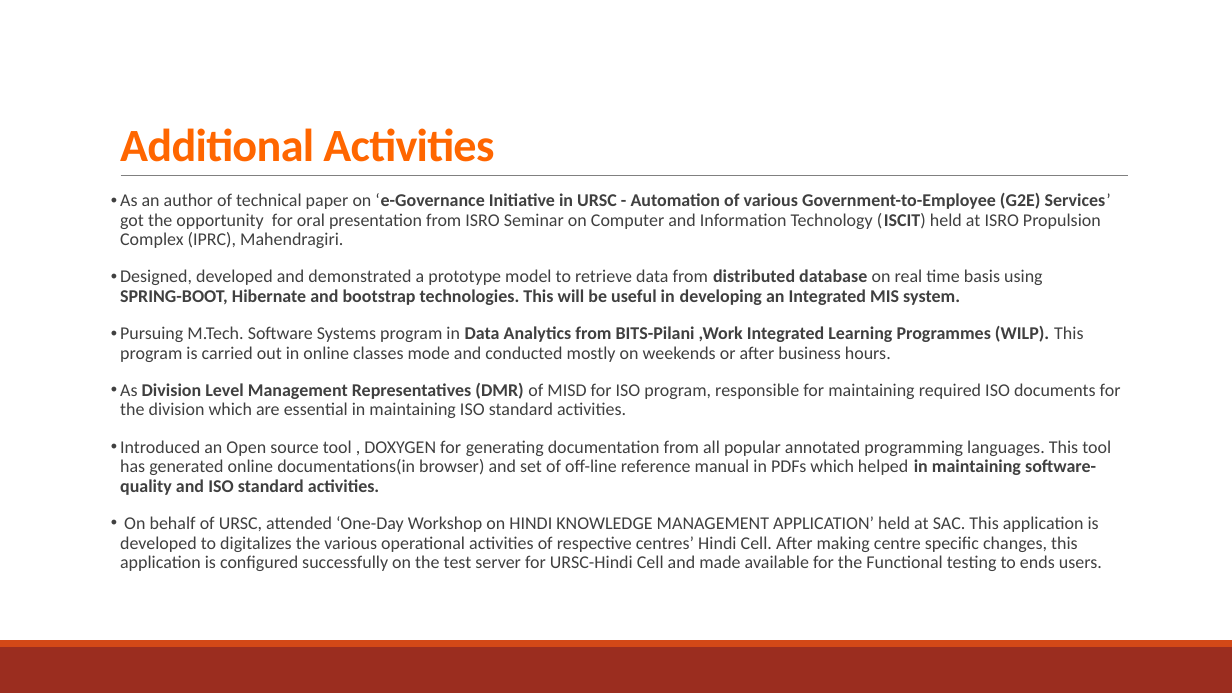
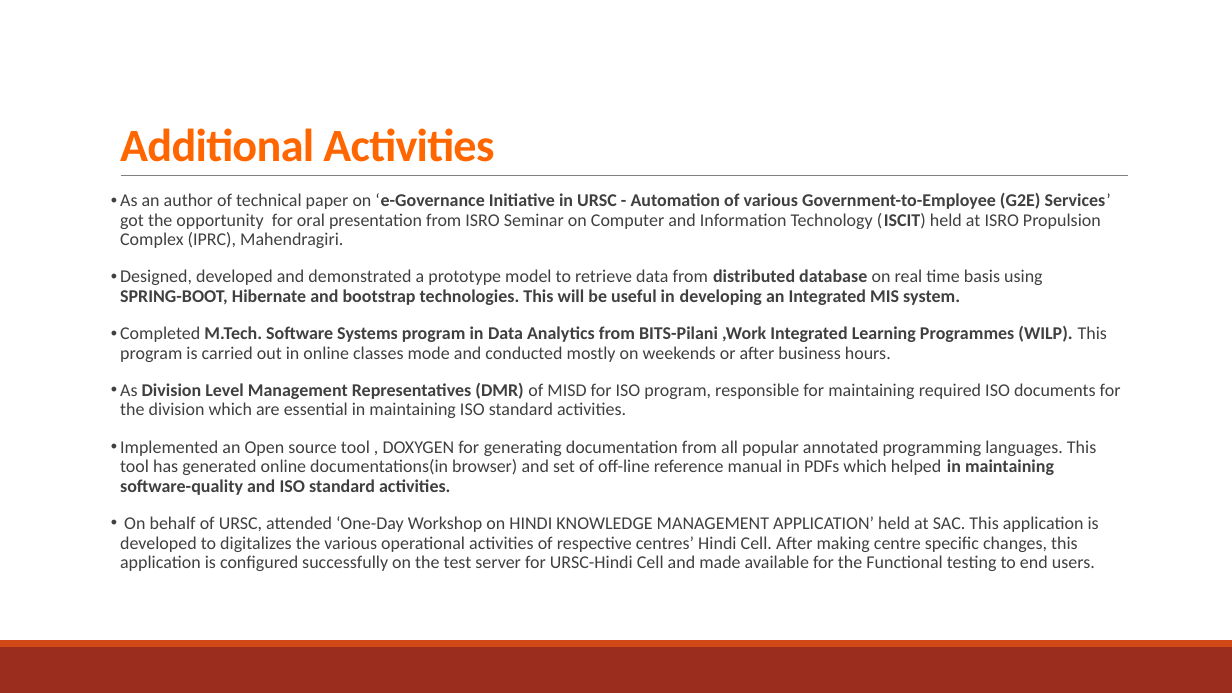
Before and after one commit to NavdeepGarg/DPC_Repo, a slide deck: slide 6 of handOutSources/navdeep.pptx. Drawn at 1232x693 pixels with LibreOffice and Linux fonts; fonts in the diff are those of the drawing. Boxes give left, top, right and bottom in pixels: in the first picture for what was removed or moved away, otherwise in the second. Text is boxed around its words. In the diff, an @@ line names an element or a change of style, - is before the commit and + after.

```diff
--- a/handOutSources/navdeep.pptx
+++ b/handOutSources/navdeep.pptx
@@ text at box(120, 326, 1107, 362): text changed @@
-• Pursuing M.Tech. Software Systems program in Data Analytics from BITS-Pilani ,Work Integrated Learning Programmes (WILP). This program is carried out in online classes mode and conducted mostly on weekends or after business hours.
+• Completed M.Tech. Software Systems program in Data Analytics from BITS-Pilani ,Work Integrated Learning Programmes (WILP). This program is carried out in online classes mode and conducted mostly on weekends or after business hours.
@@ text at box(120, 440, 1099, 571): text changed @@
-• Introduced an Open source tool , DOXYGEN for generating documentation from all popular annotated programming languages. This tool has generated online documentations(in browser) and set of off-line reference manual in PDFs which helped in maintaining software-quality and ISO standard activities.
-• On behalf of URSC, attended ‘One-Day Workshop on HINDI KNOWLEDGE MANAGEMENT APPLICATION’ held at SAC. This application is developed to digitalizes the various operational activities of respective centres’ Hindi Cell. After making centre specific changes, this application is configured successfully on the test server for URSC-Hindi Cell and made available for the Functional testing to ends users.
+• Implemented an Open source tool , DOXYGEN for generating documentation from all popular annotated programming languages. This tool has generated online documentations(in browser) and set of off-line reference manual in PDFs which helped in maintaining software-quality and ISO standard activities.
+• On behalf of URSC, attended ‘One-Day Workshop on HINDI KNOWLEDGE MANAGEMENT APPLICATION’ held at SAC. This application is developed to digitalizes the various operational activities of respective centres’ Hindi Cell. After making centre specific changes, this application is configured successfully on the test server for URSC-Hindi Cell and made available for the Functional testing to end users.
```
Also in this commit, not shown: 3 other slides changed.
